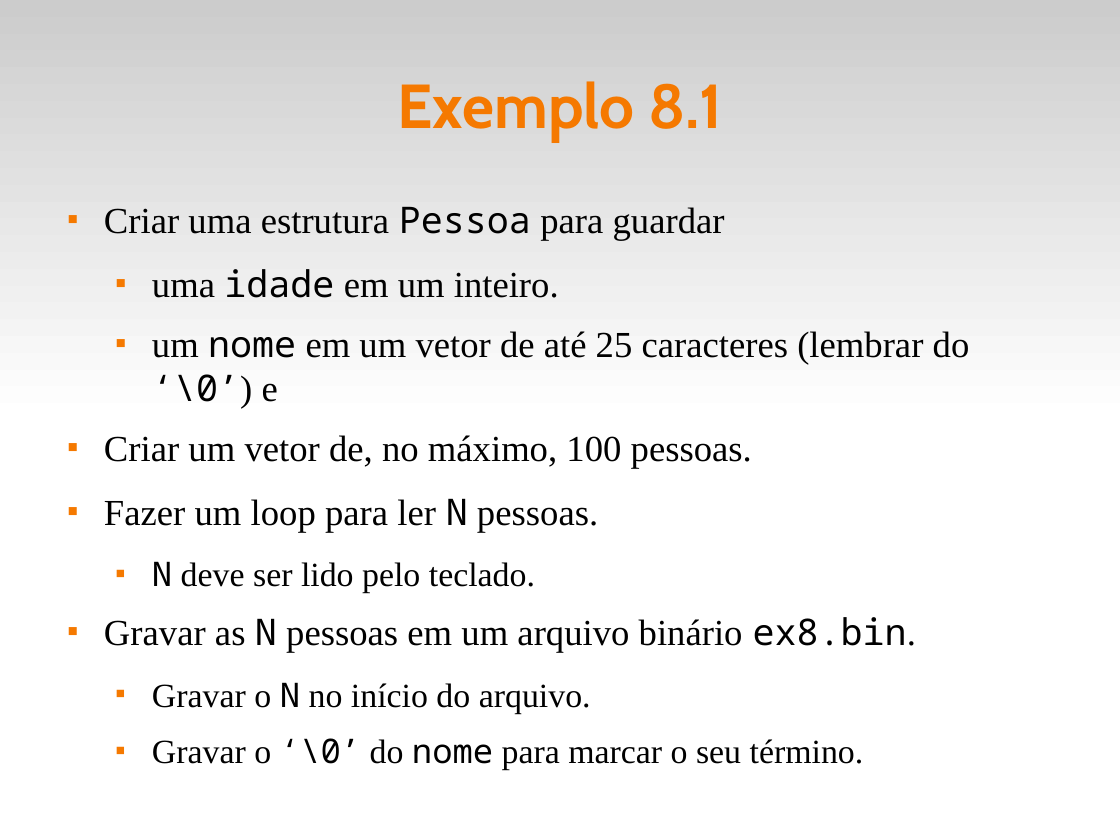
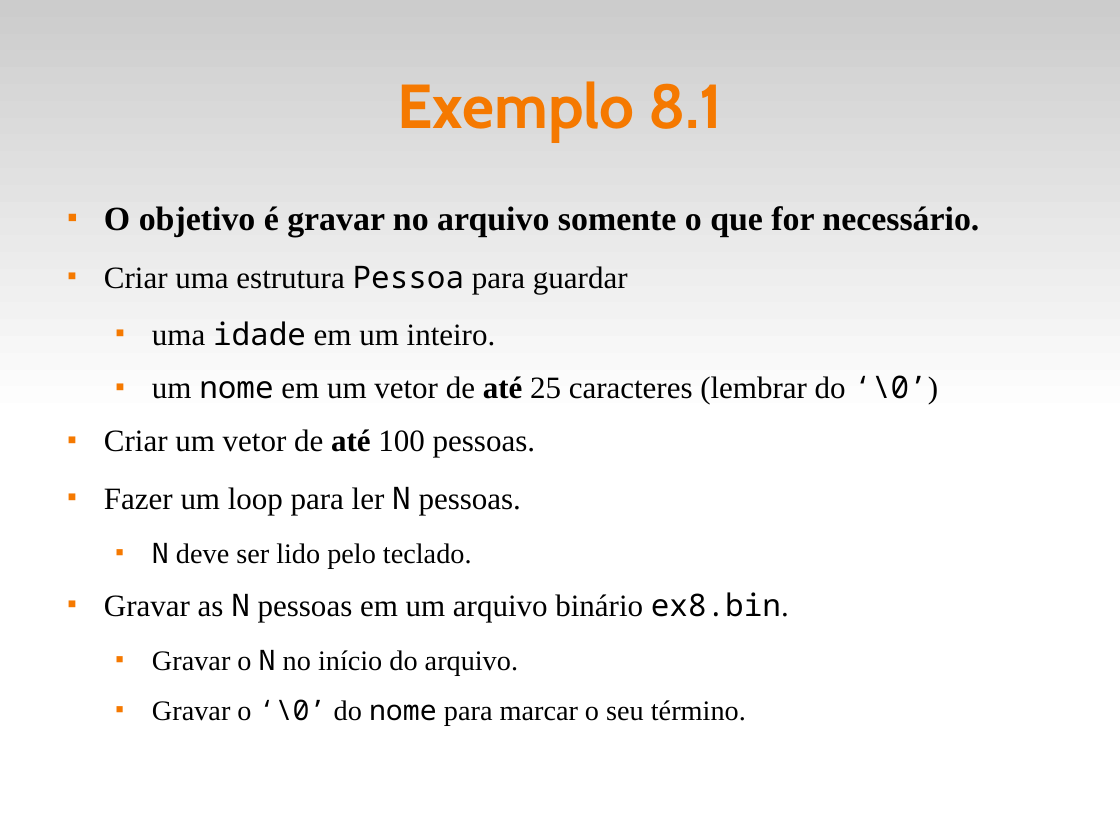
Before and after one commit to fsantanna-uerj/LP1, a slide deck: slide 14 of Slides/lp1-08-arquivos.odp. Drawn at 1120x840 pixels with LibreOffice and Linux fonts; fonts in the diff are those of the drawing. Boxes give left, top, right and bottom in pixels: in the first picture for what was removed or moved away, otherwise in the second. Text is boxed around its words. In the diff, an @@ line names an element or a change of style, - is before the commit and + after.

```diff
--- a/Slides/lp1-08-arquivos.odp
+++ b/Slides/lp1-08-arquivos.odp
@@ text at [104,206,979,237]: paragraph added @@
+■ O objetivo é gravar no arquivo somente o que for necessário.
@@ text at [104,265,789,726]: size 26 to 22 pt in "Criar uma estrutura Pessoa para guardar", "uma idade em um inteiro.", "Fazer um loop para ler N pessoas.", "Gravar as N pessoas em um arquivo ..."; size 24 to 20 pt in "N deve ser lido pelo teclado.", "Gravar o N no início do arquivo.", "Gravar o ‘\0’ do nome para marcar ..." @@
@@ text at [104,375,939,457]: text changed; size 26 to 22 pt @@
-  ■ um nome em um vetor de até 25 caracteres (lembrar do ‘\0’) e
-■ Criar um vetor de, no máximo, 100 pessoas.
+  ■ um nome em um vetor de até 25 caracteres (lembrar do ‘\0’)
+■ Criar um vetor de até 100 pessoas.
```
Also in this commit, not shown: 2 other files.
